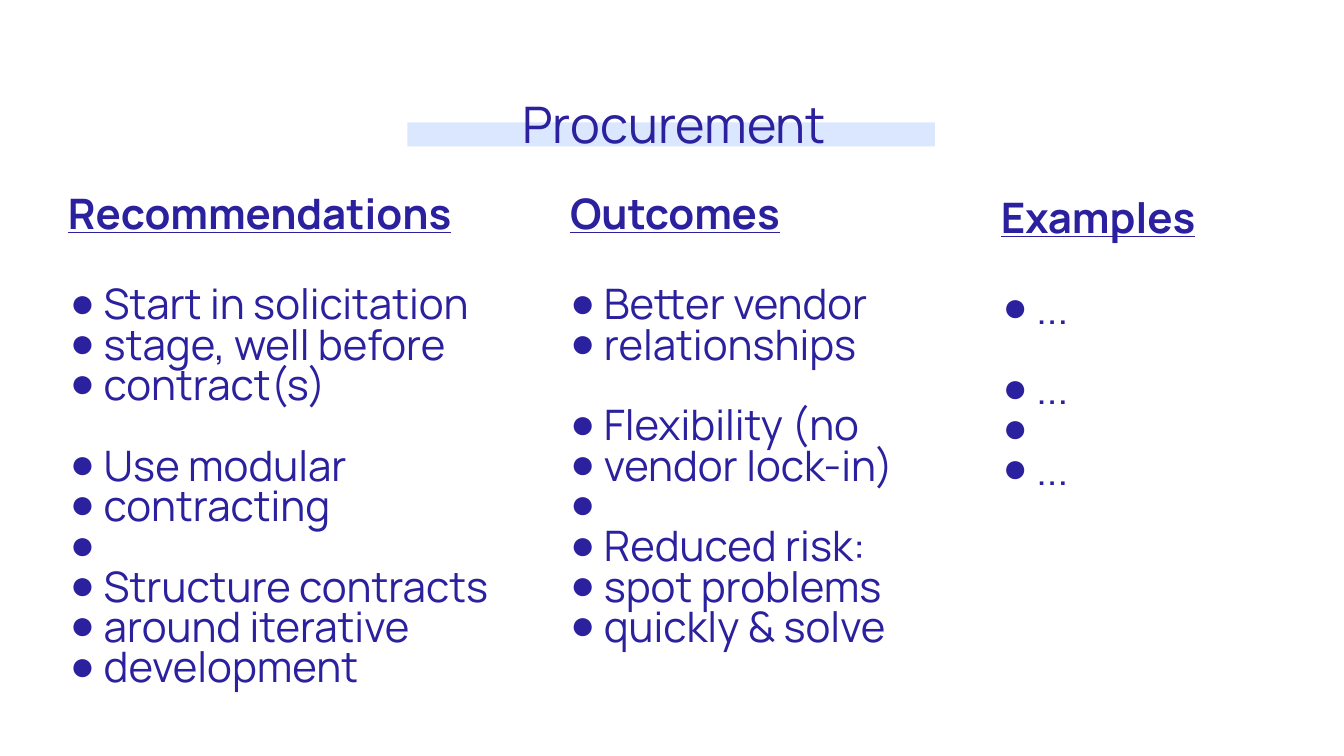
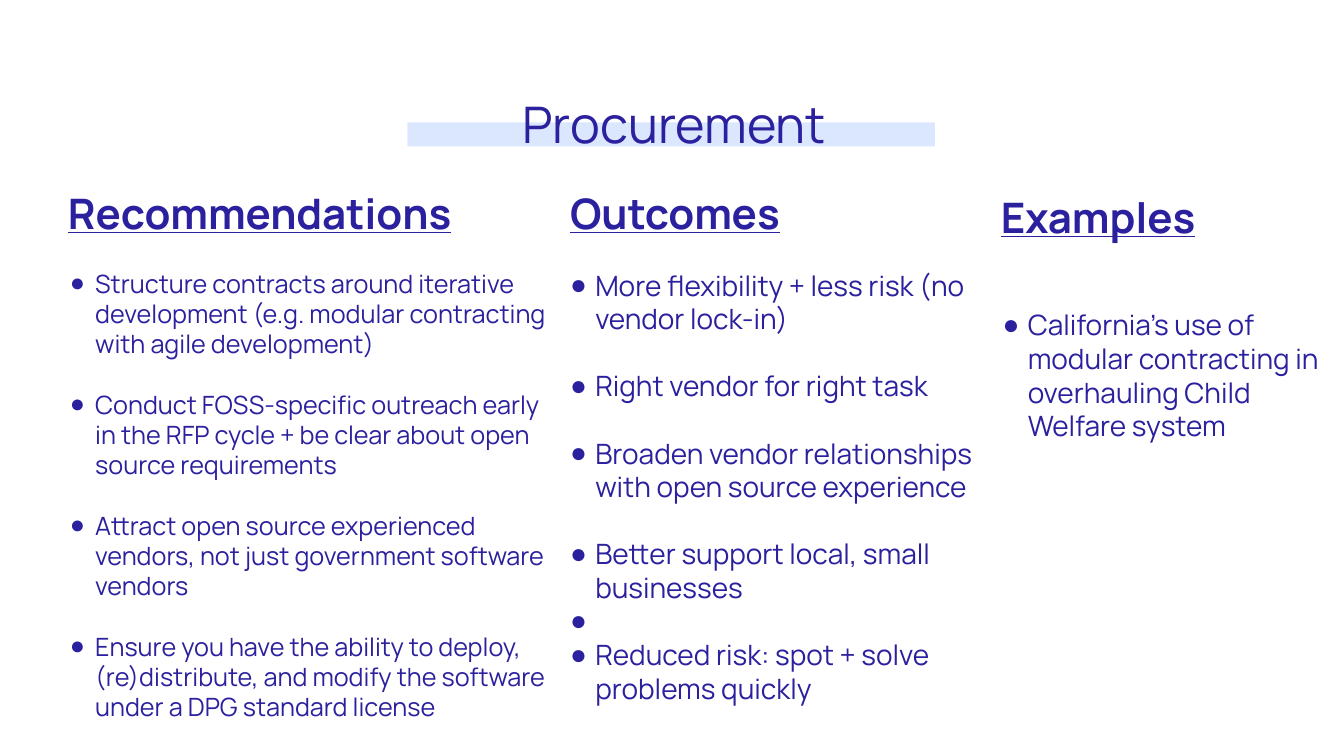
Before and after one commit to unicef/publicgoods-toolkit, a slide deck: slide 8 of dpg-toolkit-overview.odp (slide 6 before the commit). Drawn at 1344x756 pixels with LibreOffice and Linux fonts; fonts in the diff are those of the drawing. Boxes give left, top, right and bottom in pixels: in the first picture for what was removed or moved away, otherwise in the second. Text is boxed around its words. In the diff, an @@ line names an element or a change of style, - is before the commit and + after.

Commit message:
Updated slide deck
Updated slide deck

```diff
--- a/dpg-toolkit-overview.odp
+++ b/dpg-toolkit-overview.odp
@@ text removed at (998,219,1344,557) @@
-● ...
-● ...
-● ...
@@ text at (95,274,546,717): text changed; size 60 to 36 pt @@
-● Start in solicitation
-● stage, well before
-● contract(s)
-● Use modular
-● contracting
-● Structure contracts
-● around iterative
-● development
+● Structure contracts around iterative development (e.g. modular contracting with agile development)
+● Conduct FOSS-specific outreach early in the RFP cycle + be clear about open source requirements
+● Attract open source experienced vendors, not just government software vendors
+● Ensure you have the ability to deploy, (re)distribute, and modify the software under a DPG standard license
@@ text at (595,272,972,706): text changed; size 60 to 40 pt @@
-● Better vendor
-● relationships
-● Flexibility (no
-● vendor lock-in)
-● Reduced risk:
-● spot problems
-● quickly & solve
+● More flexibility + less risk (no vendor lock-in)
+● Right vendor for right task
+● Broaden vendor relationships with open source experience
+● Better support local, small businesses
+● Reduced risk: spot + solve problems quickly
@@ text added at (1028,314,1318,443), 40 pt, text #2B209E @@
+● California’s use of modular contracting in overhauling Child Welfare system
```
Also in this commit, not shown: 2 other slides changed, 4 slides added, 2 slides removed, 2 other files.
